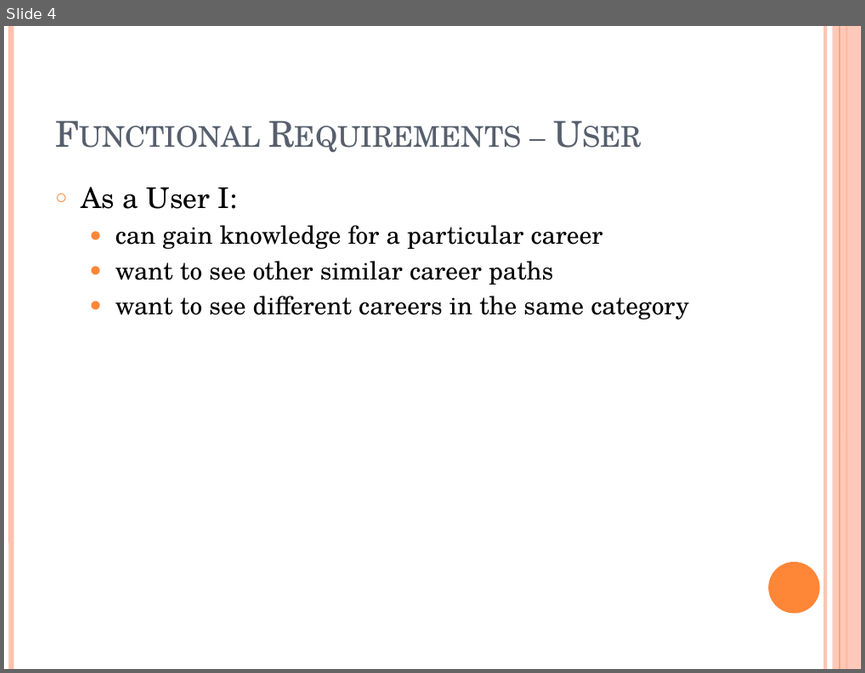
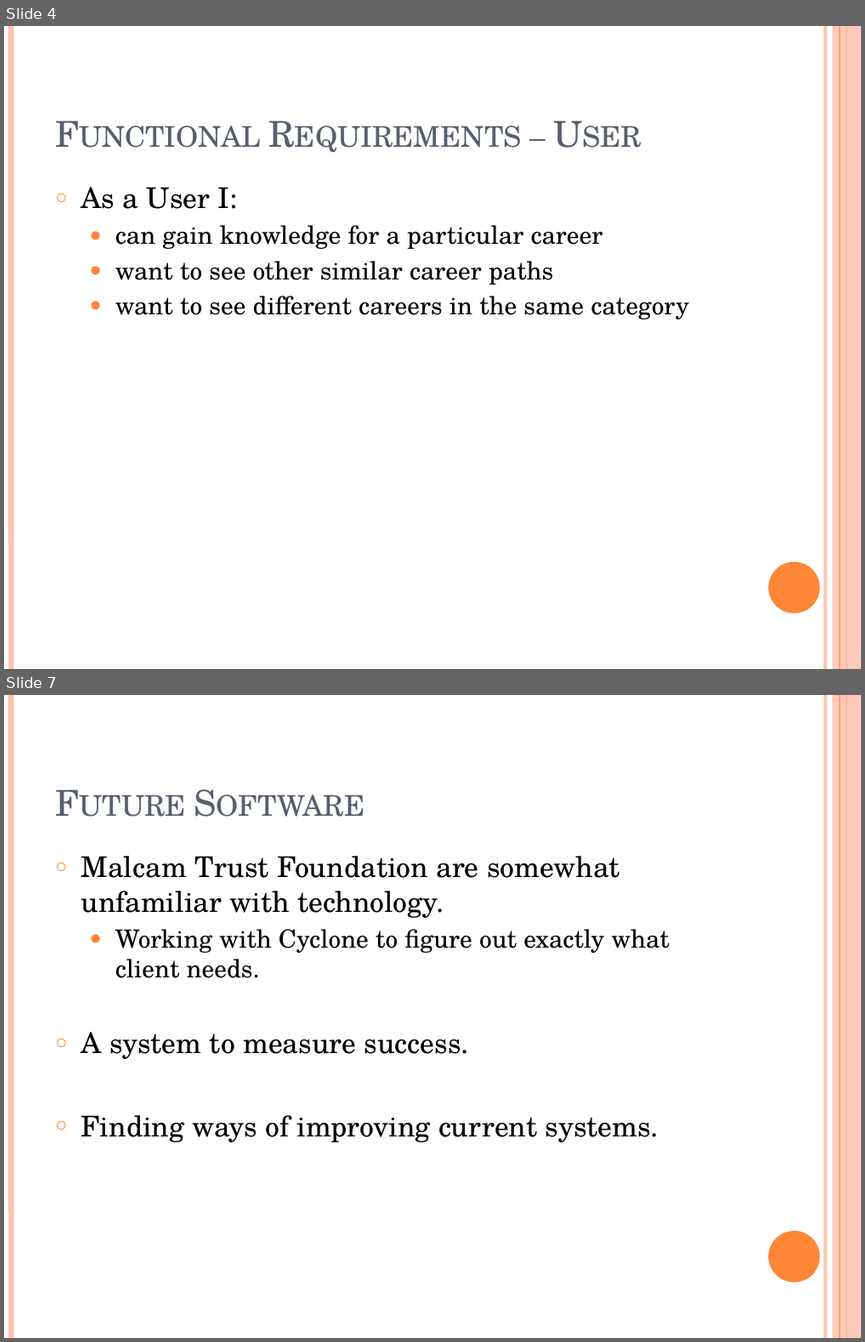
Before and after one commit to bltdevnz/blt.github.io, a slide deck: TechnicalDefense.pptx. Shown one above the other, each under a label of ours: slide 4 before the commit, slides 4 and 7 after it; the slides between them are not shown. The pictures are 865x673 and 865x1342 pixels, drawn with LibreOffice and Linux fonts; fonts in the diff are those of the drawing. Boxes give left, top, right and bottom in pixels: in the first picture for what was removed or moved away, otherwise in the second. Text is boxed around its words. In the diff, an @@ line names an element or a change of style, - is before the commit and + after.

```diff
--- a/TechnicalDefense.pptx
+++ b/TechnicalDefense.pptx
@@ slide 7 added at <box>4,695,861,1338</box>, background #FFFFFF; not listed: 6 template elements that a slide beside it also shows @@
@@ title added at <box>46,721,747,828</box>, 30 pt, text #575F6D, small capitals @@
+Future Software
@@ text added at <box>81,856,670,1142</box>, 24 pt, text #000000 @@
+○ Malcam Trust Foundation are somewhat unfamiliar with technology.
+  ● Working with Cyclone to figure out exactly what client needs.
+○ A system to measure success.
+○ Finding ways of improving current systems.
```
Also in this commit, not shown: 3 slides changed, 3 other slides added, 3 slides removed.
